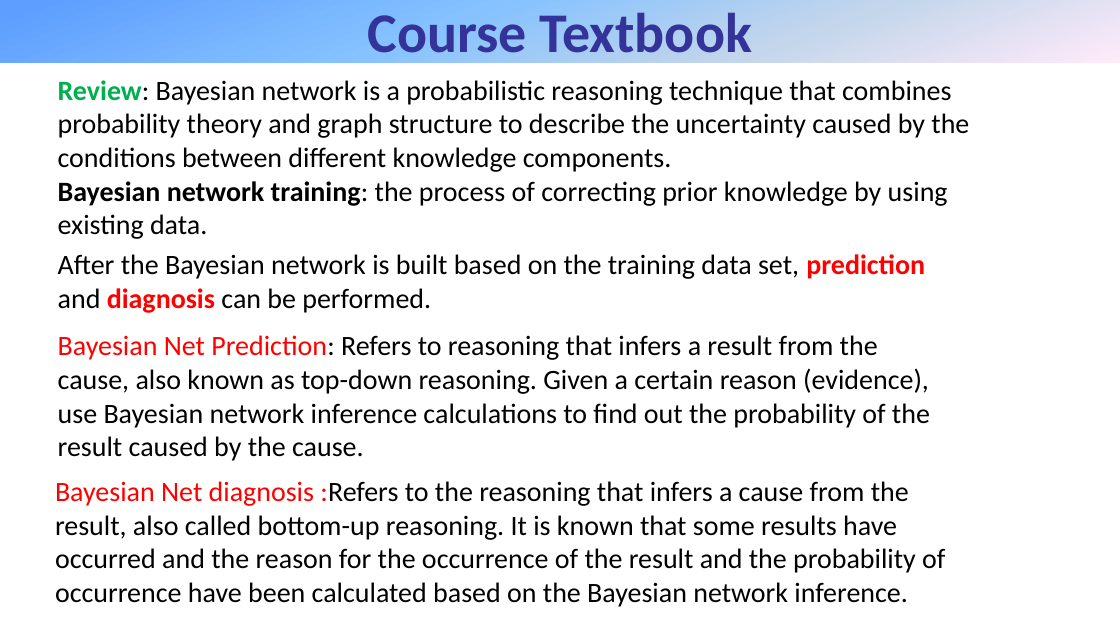
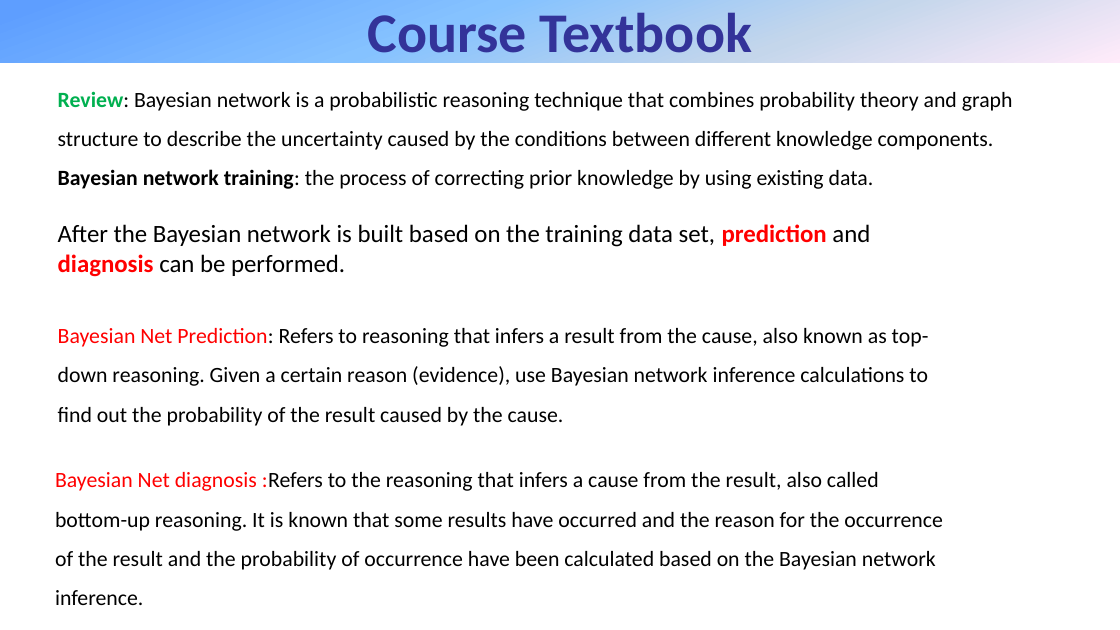
Before and after one commit to WeakX/Notes, a slide deck: slide 3 of ref/BayesNet.pptx. Drawn at 1120x630 pixels with LibreOffice and Linux fonts; fonts in the diff are those of the drawing. Boxes give left, top, right and bottom in pixels: in the first picture for what was removed or moved away, otherwise in the second. Text is boxed around its words. In the diff, an @@ line names an element or a change of style, - is before the commit and + after.

```diff
--- a/ref/BayesNet.pptx
+++ b/ref/BayesNet.pptx
@@ text "Review: Bayesian network is a ..." at [58, 91, 1013, 189]: size 18 to 14 pt; line spacing 1 to 1.5 @@
@@ text "After the Bayesian network is ...": place and size @@
-text "After the Bayesian network is ..." at [58, 254, 925, 313]
+text "After the Bayesian network is ..." at [58, 224, 870, 277]
@@ text "After the Bayesian network is ..." at [58, 224, 870, 277]: size 18 to 16 pt @@
@@ text "Bayesian Net Prediction: Refers to ...": place and size @@
-text "Bayesian Net Prediction: Refers to ..." at [58, 335, 930, 461]
+text "Bayesian Net Prediction: Refers to ..." at [58, 328, 929, 426]
@@ text "Bayesian Net Prediction: Refers to ..." at [58, 328, 929, 426]: size 18 to 14 pt; line spacing 1 to 1.5 @@
@@ text "Bayesian Net diagnosis :Refers to ...": place and size @@
-text "Bayesian Net diagnosis :Refers to ..." at [55, 481, 945, 607]
+text "Bayesian Net diagnosis :Refers to ..." at [55, 472, 943, 605]
@@ text "Bayesian Net diagnosis :Refers to ..." at [55, 472, 943, 605]: size 18 to 14 pt; line spacing 1 to 1.5; less space between paragraphs @@
```
Also in this commit, not shown: 2 other slides changed, 4 slides added, 2 slides removed.
